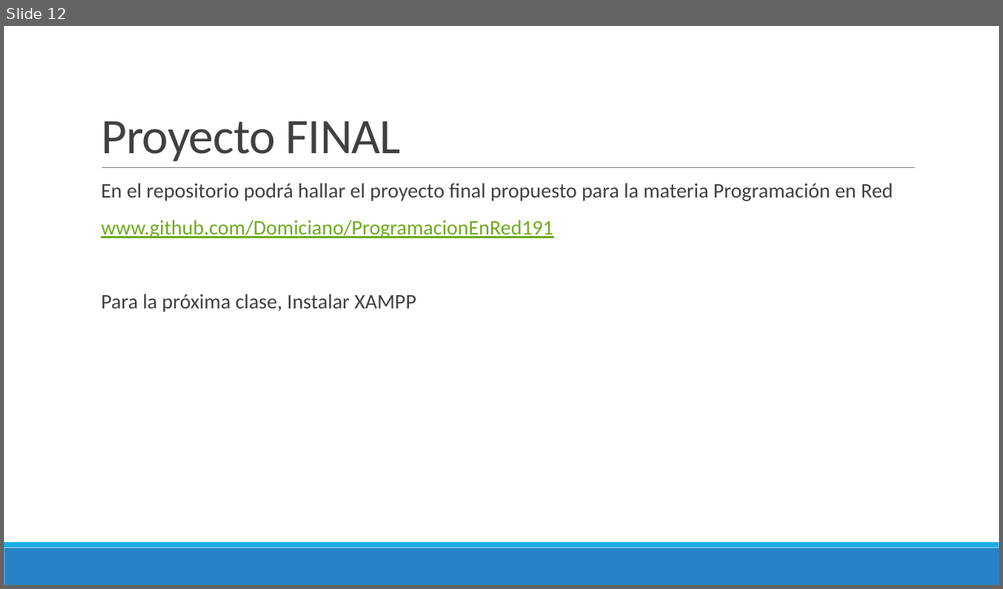
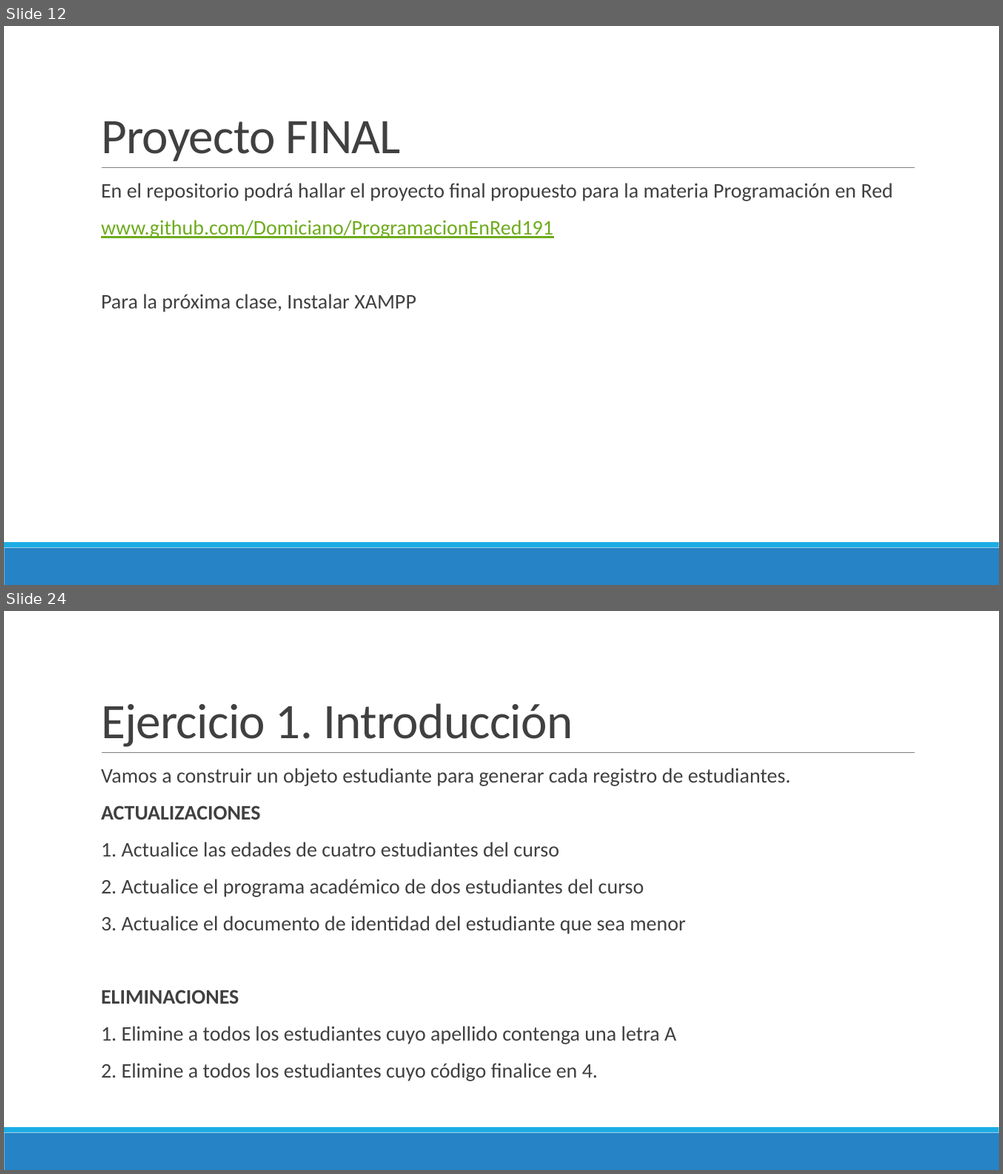
Before and after one commit to Domiciano/ProgramacionEnRed191, a slide deck: Semana 9/Presentación.pptx. Shown one above the other, each under a label of ours: slide 12 before the commit, slides 12 and 24 after it; the slides between them are not shown. The pictures are 1003x589 and 1003x1174 pixels, drawn with LibreOffice and Linux fonts; fonts in the diff are those of the drawing. Boxes give left, top, right and bottom in pixels: in the first picture for what was removed or moved away, otherwise in the second. Text is boxed around its words. In the diff, an @@ line names an element or a change of style, - is before the commit and + after.

```diff
--- a/Semana 9/Presentación.pptx
+++ b/Semana 9/Presentación.pptx
@@ slide 24 added at bbox=[4, 611, 999, 1170], background #FFFFFF; not listed: 3 template elements that a slide beside it also shows @@
@@ title added at bbox=[101, 703, 573, 747], 48 pt, text #404040 @@
+Ejercicio 1. Introducción
@@ text added at bbox=[101, 768, 791, 1082], 20 pt, text #404040 @@
+  Vamos a construir un objeto estudiante para generar cada registro de estudiantes.
+  ACTUALIZACIONES
+  1. Actualice las edades de cuatro estudiantes del curso
+  2. Actualice el programa académico de dos estudiantes del curso
+  3. Actualice el documento de identidad del estudiante que sea menor
+  ELIMINACIONES
+  1. Elimine a todos los estudiantes cuyo apellido contenga una letra A
+  2. Elimine a todos los estudiantes cuyo código finalice en 4.
```
Also in this commit, not shown: 18 other slides added.
